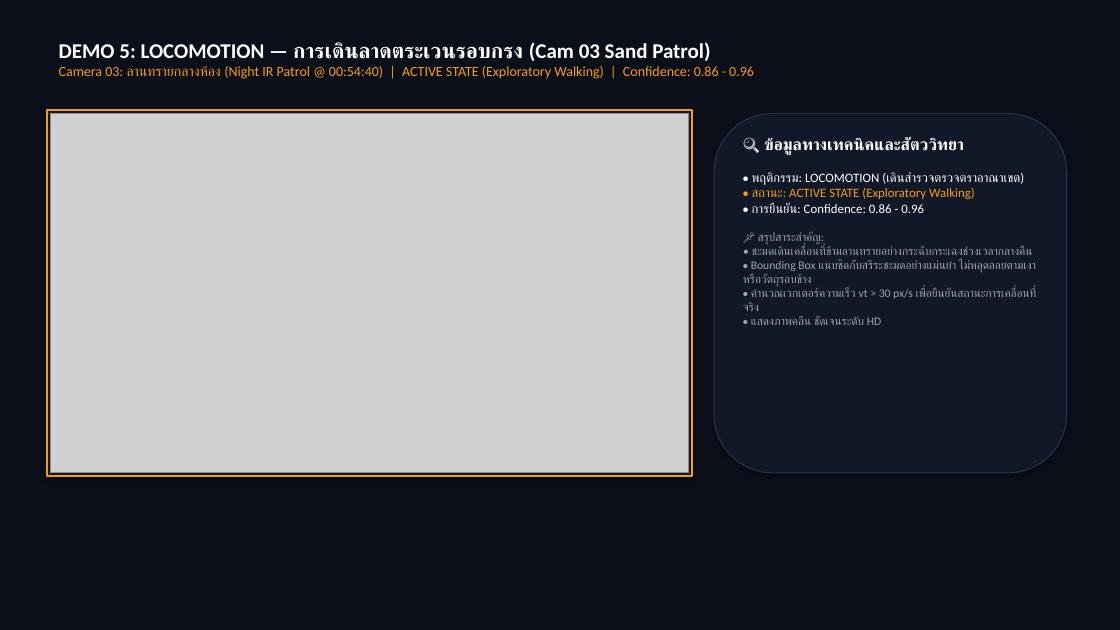
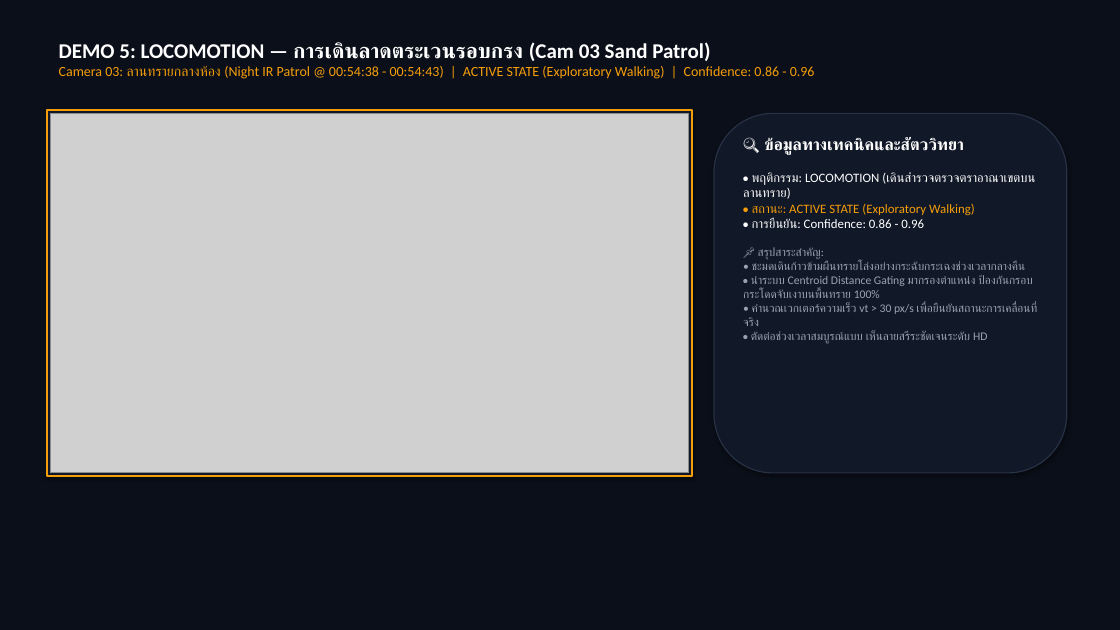
Before and after one commit to Kokokua/Project-CMZ, a slide deck: slide 15 of finish/Image_Processing_Presentation_Phase2_Final.pptx. Drawn at 1120x630 pixels with LibreOffice and Linux fonts; fonts in the diff are those of the drawing; grey boxes stand for pictures. Boxes give left, top, right and bottom in pixels: in the first picture for what was removed or moved away, otherwise in the second. Text is boxed around its words. In the diff, an @@ line names an element or a change of style, - is before the commit and + after.

Commit message:
feat(demos): update authentic feeding (15:58:39), authentic drinking (03:35:48) and stabilized locomotion in presentation deck

```diff
--- a/finish/Image_Processing_Presentation_Phase2_Final.pptx
+++ b/finish/Image_Processing_Presentation_Phase2_Final.pptx
@@ text at (59, 66, 815, 79): text changed @@
-Camera 03: ลานทรายกลางห้อง (Night IR Patrol @ 00:54:40) | ACTIVE STATE (Exploratory Walking) | Confidence: 0.86 - 0.96
+Camera 03: ลานทรายกลางห้อง (Night IR Patrol @ 00:54:38 - 00:54:43) | ACTIVE STATE (Exploratory Walking) | Confidence: 0.86 - 0.96
@@ text at (752, 172, 1035, 185): text changed @@
-• พฤติกรรม: LOCOMOTION (เดินสำรวจตรวจตราอาณาเขต)
+• พฤติกรรม: LOCOMOTION (เดินสำรวจตรวจตราอาณาเขตบนลานทราย)
@@ text at (743, 247, 1037, 344): text changed @@
-📌 สรุปสาระสำคัญ:
-• ชะมดเดินเคลื่อนที่ข้ามลานทรายอย่างกระฉับกระเฉงช่วงเวลากลางคืน
-• Bounding Box แนบชิดกับสรีระชะมดอย่างแม่นยำ ไม่หลุดลอยตามเงาหรือวัตถุรอบข้าง
-• คำนวณเวกเตอร์ความเร็ว vt > 30 px/s เพื่อยืนยันสถานะการเคลื่อนที่จริง
-• แสดงภาพคลีน ชัดเจนระดับ HD
+📌 สรุปสาระสำคัญ:
+• ชะมดเดินก้าวข้ามผืนทรายโล่งอย่างกระฉับกระเฉงช่วงเวลากลางคืน
+• นำระบบ Centroid Distance Gating มากรองตำแหน่ง ป้องกันกรอบกระโดดจับเงาบนพื้นทราย 100%
+• คำนวณเวกเตอร์ความเร็ว vt > 30 px/s เพื่อยืนยันสถานะการเคลื่อนที่จริง
+• ตัดต่อช่วงเวลาสมบูรณ์แบบ เห็นลายสรีระชัดเจนระดับ HD
```
Also in this commit, not shown: 2 other slides changed.
